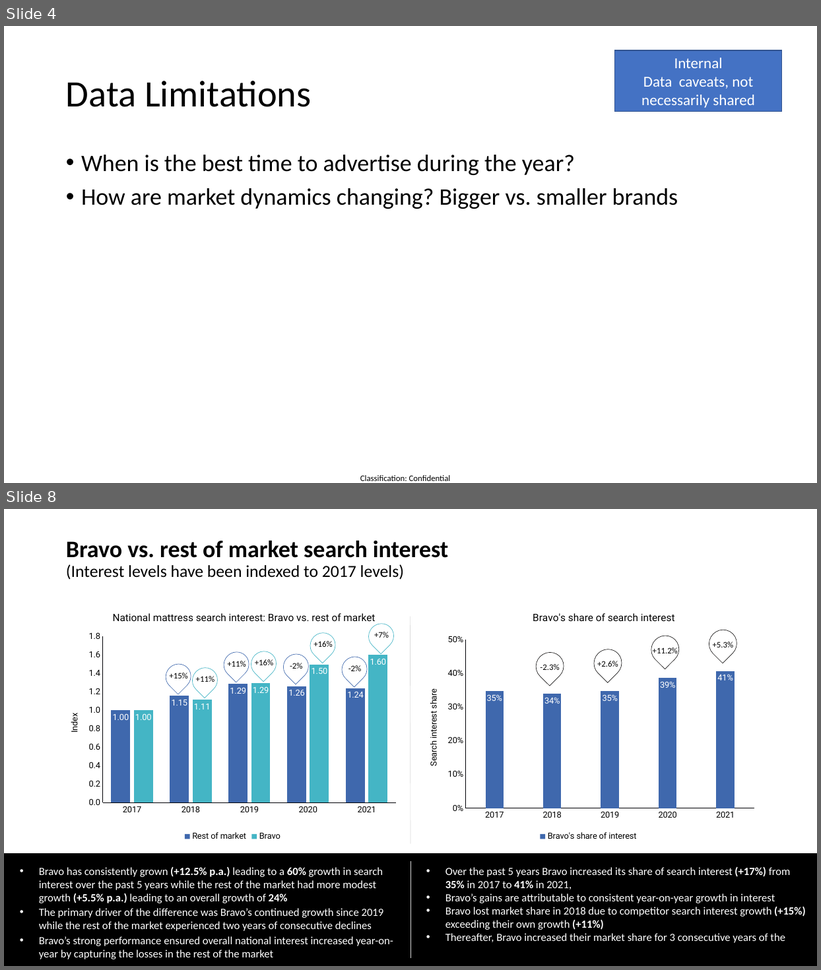
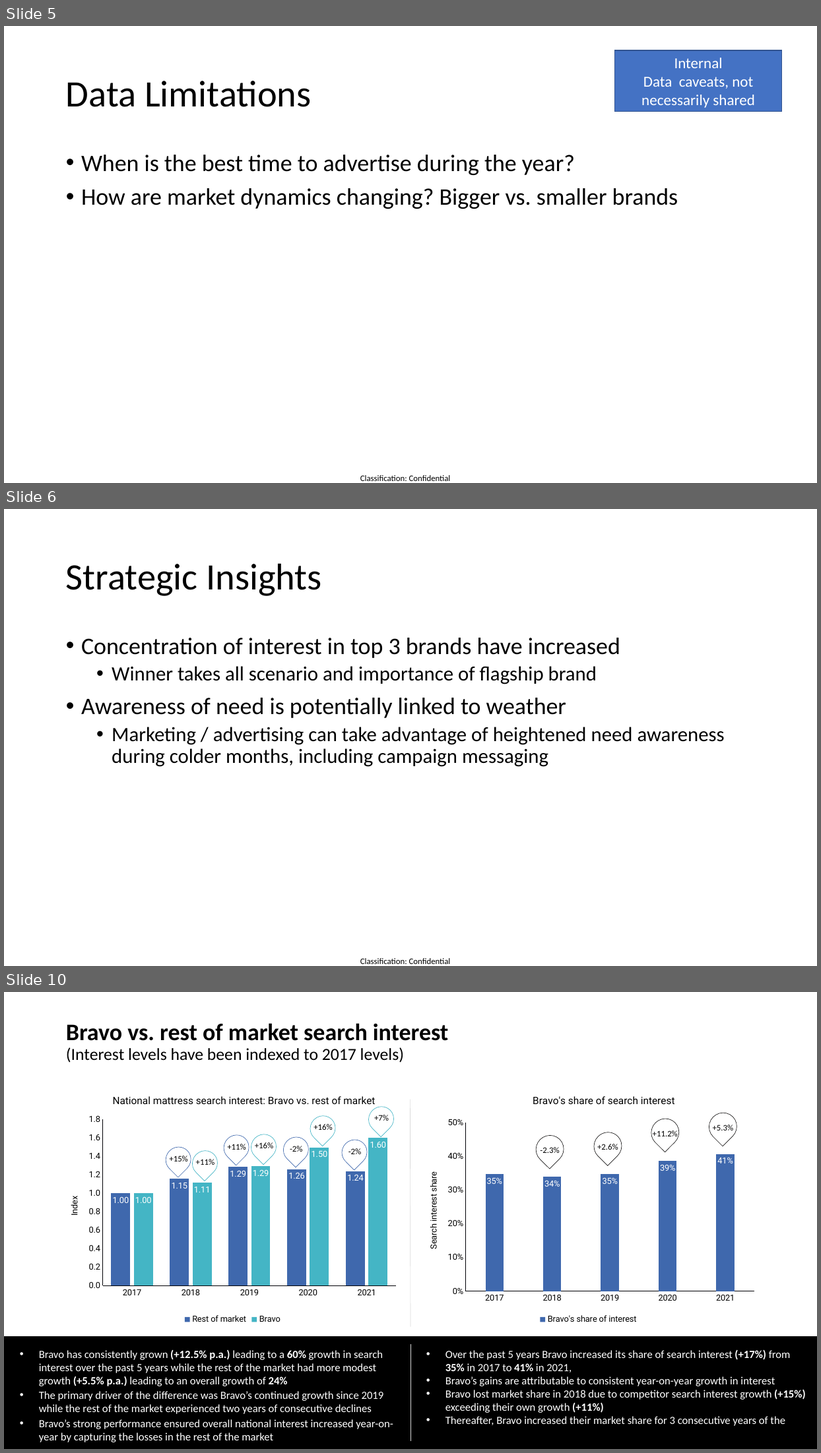
Before and after one commit to twdobson/mattress-trends, a slide deck: bravo_preso.pptx. Shown one above the other, each under a label of ours: slides 4 and 8 before the commit, slides 5, 6 and 10 after it; the slides between them are not shown. The pictures are 821x970 and 821x1453 pixels, drawn with LibreOffice and Linux fonts; fonts in the diff are those of the drawing. Boxes give left, top, right and bottom in pixels: in the first picture for what was removed or moved away, otherwise in the second. Text is boxed around its words. In the diff, an @@ line names an element or a change of style, - is before the commit and + after.

```diff
--- a/bravo_preso.pptx
+++ b/bravo_preso.pptx
@@ slide 6 added at [4, 509, 817, 966], background #FFFFFF; not listed: 1 template element that a slide beside it also shows @@
@@ title added at [66, 563, 322, 596], 44 pt, text #000000 @@
+Strategic Insights
@@ text added at [81, 638, 725, 767], 24 pt, text #000000 @@
+• Concentration of interest in top 3 brands have increased
+  • Winner takes all scenario and importance of flagship brand
+• Awareness of need is potentially linked to weather
+  • Marketing / advertising can take advantage of heightened need awareness during colder months, including campaign messaging
@@ what was slide 4 is now slide 5 @@
@@ what was slide 8 is now slide 10 @@
```
Also in this commit, not shown: 10 slides changed, 12 other slides added, 2 slides removed, 4 other files.
